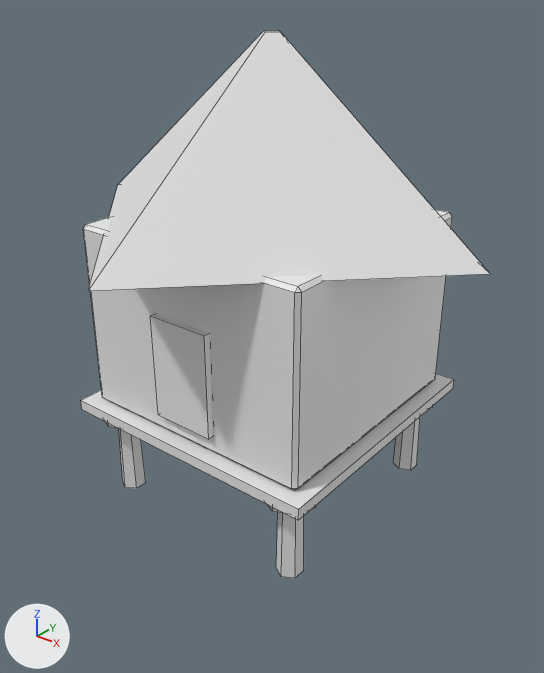
The FBX model unity/TinyConsequences2/Assets/TC2/Game/Resources/TC2Models/granary.fbx as it was, and as the next commit left it.
Camera for both pictures: a 50 mm lens placed at (4.64, -5.8, 5.4), pointed at (0.17, -0.21, 1.94). The lights are fixed; the arrows at lower left show +X, +Y and +Z. The picture after the commit comes second. Mesh edges are drawn as thin lines. Where no turn or scale is listed for an object, it has been applied to the vertices.

The first picture shows 'granary'.
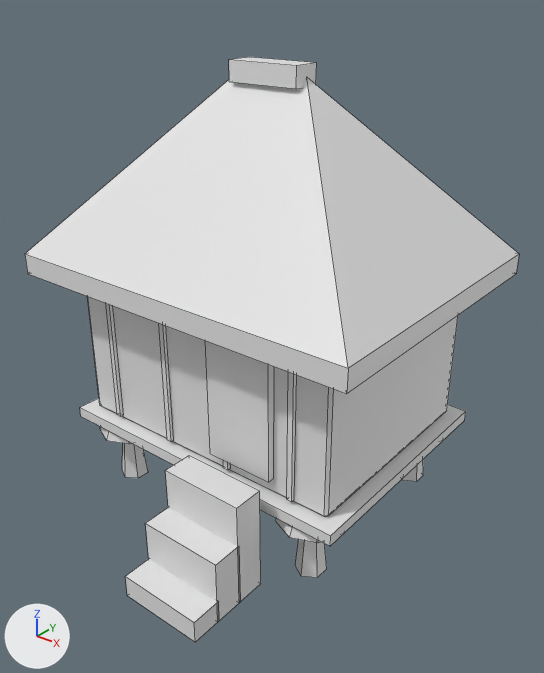
The change in detail:
me_granary is used by ob_granary; location (0.0, 0.0, 0.0).
me_granary had 160 vertices, 116 faces and spanned x -2.35..2.35, y -2.35..2.35, z 0.0..4.9.
me_granary now has 316 vertices, 235 faces and spans x -2.0..2.0, y -2.41..1.6, z 0.0..4.64.
me_granary part 1: a new loose piece, a box spanning x -1.75..1.75, y -1.35..1.35, z 0.76..0.88.
me_granary part 2: a new loose piece, a 6-sided cut cone along z (radius 0.16 at the low end, 0.1 at the high end) spanning x -1.44..-1.16, y -1.16..-0.84, z 0.0..0.62.
me_granary part 3: a new loose piece, an 8-sided cut cone along z (radius 0.36 at the low end, 0.3 at the high end) spanning x -1.66..-0.94, y -1.36..-0.64, z 0.62..0.76.
me_granary part 4: a new loose piece, a 6-sided cut cone along z (radius 0.16 at the low end, 0.1 at the high end) spanning x 1.16..1.44, y -1.16..-0.84, z 0.0..0.62.
me_granary part 5: a new loose piece, an 8-sided cut cone along z (radius 0.36 at the low end, 0.3 at the high end) spanning x 0.94..1.66, y -1.36..-0.64, z 0.62..0.76.
me_granary part 6: a new loose piece, a 6-sided cut cone along z (radius 0.16 at the low end, 0.1 at the high end) spanning x 1.16..1.44, y 0.84..1.16, z 0.0..0.62.
me_granary part 7: a new loose piece, a box spanning x -1.23..-1.17, y -1.24..-1.2, z 0.93..2.93.
me_granary part 8: the loose piece of 24 vertices spanning x -1.35..1.35, y -1.35..1.35, z 1.14..3.14 is scaled about its middle by (1.19, 0.892, 1.06), then moved by (0.0, 0.0, -0.21).
me_granary part 9: a new loose piece, a box spanning x -0.43..-0.37, y -1.24..-1.2, z 0.93..2.93.
me_granary part 10: a new loose piece, a box spanning x 0.37..0.43, y -1.24..-1.2, z 0.93..2.93.
me_granary part 11: a new loose piece, a box spanning x 1.17..1.23, y -1.24..-1.2, z 0.93..2.93.
me_granary part 12: a new loose piece, a box spanning x 0.225..0.975, y -1.27..-1.19, z 1.05..2.45.
me_granary part 13: a new loose piece, a box spanning x 0.15..1.05, y -1.81..-1.49, z 0.0..1.12.
me_granary part 14: a new loose piece, a box spanning x 0.15..1.05, y -2.11..-1.79, z 0.0..0.68.
me_granary part 15: a new loose piece, a box spanning x 0.15..1.05, y -2.41..-2.09, z 0.0..0.24.
me_granary part 16: a new loose piece, a box spanning x -0.4..0.4, y -0.15..0.15, z 4.44..4.64.
me_granary part 17: the loose piece of 8 vertices spanning x -2.35..2.35, y -2.35..2.35, z 3.1..4.9 is rebuilt with 12 vertices and now spans x -2.0..2.0, y -1.6..1.6, z 2.54..4.53.
me_granary part 18: 10 loose pieces with 128 vertices, spanning x -1.5..1.5, y -1.5..1.5, z 0.0..2.45, are deleted.
Other edits to the shape of me_granary do not show in these pictures.

Boxes (x1, y1, x2, y2) around the edits, measured in the pictures (544 x 673 px; the box of a moved part takes in the faces that stretch with it):
'granary', reshaped (21% wider, 7% taller)
    before: (81, 31, 490, 578)
    after: (25, 57, 519, 642)
part 1 of me_granary, added
    after: (80, 398, 466, 546)
part 2 of me_granary, added
    after: (122, 443, 148, 478)
part 3 of me_granary, added (mostly hidden)
    after: (100, 427, 132, 444)
part 4 of me_granary, added
    after: (295, 539, 327, 578)
part 5 of me_granary, added
    after: (275, 518, 322, 543)
part 6 of me_granary, added
    after: (402, 460, 423, 482)
part 7 of me_granary, added
    after: (105, 303, 123, 416)
part 8 of me_granary, moved or reshaped
    before: (83, 209, 452, 490)
    after: (87, 296, 458, 517)
part 9 of me_granary, added
    after: (159, 323, 174, 441)
part 10 of me_granary, added
    after: (223, 460, 231, 470)
part 11 of me_granary, added
    after: (287, 372, 296, 501)
part 12 of me_granary, added
    after: (205, 341, 273, 482)
part 13 of me_granary, added
    after: (165, 455, 261, 601)
part 14 of me_granary, added
    after: (145, 508, 241, 621)
part 15 of me_granary, added
    after: (125, 559, 219, 642)
part 16 of me_granary, added
    after: (229, 57, 317, 89)
part 17 of me_granary, rebuilt (23% wider, 22% taller)
    before: (88, 31, 490, 291)
    after: (25, 77, 519, 394)
part 18 of me_granary, deleted
    before: (81, 314, 454, 578)
